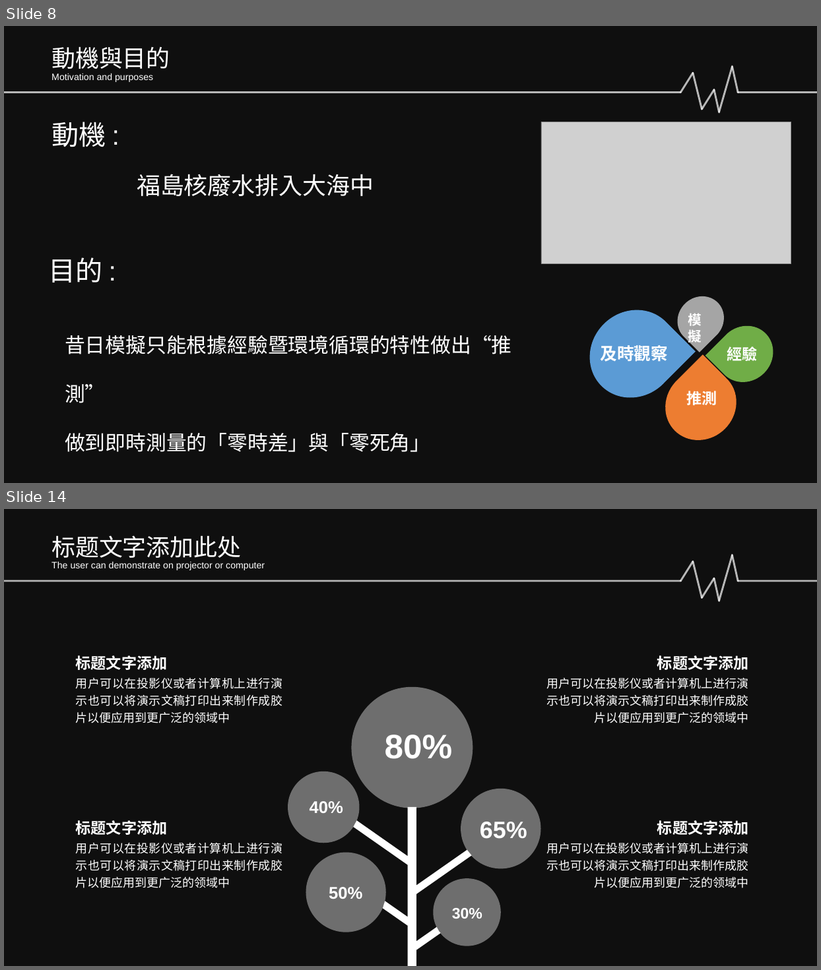
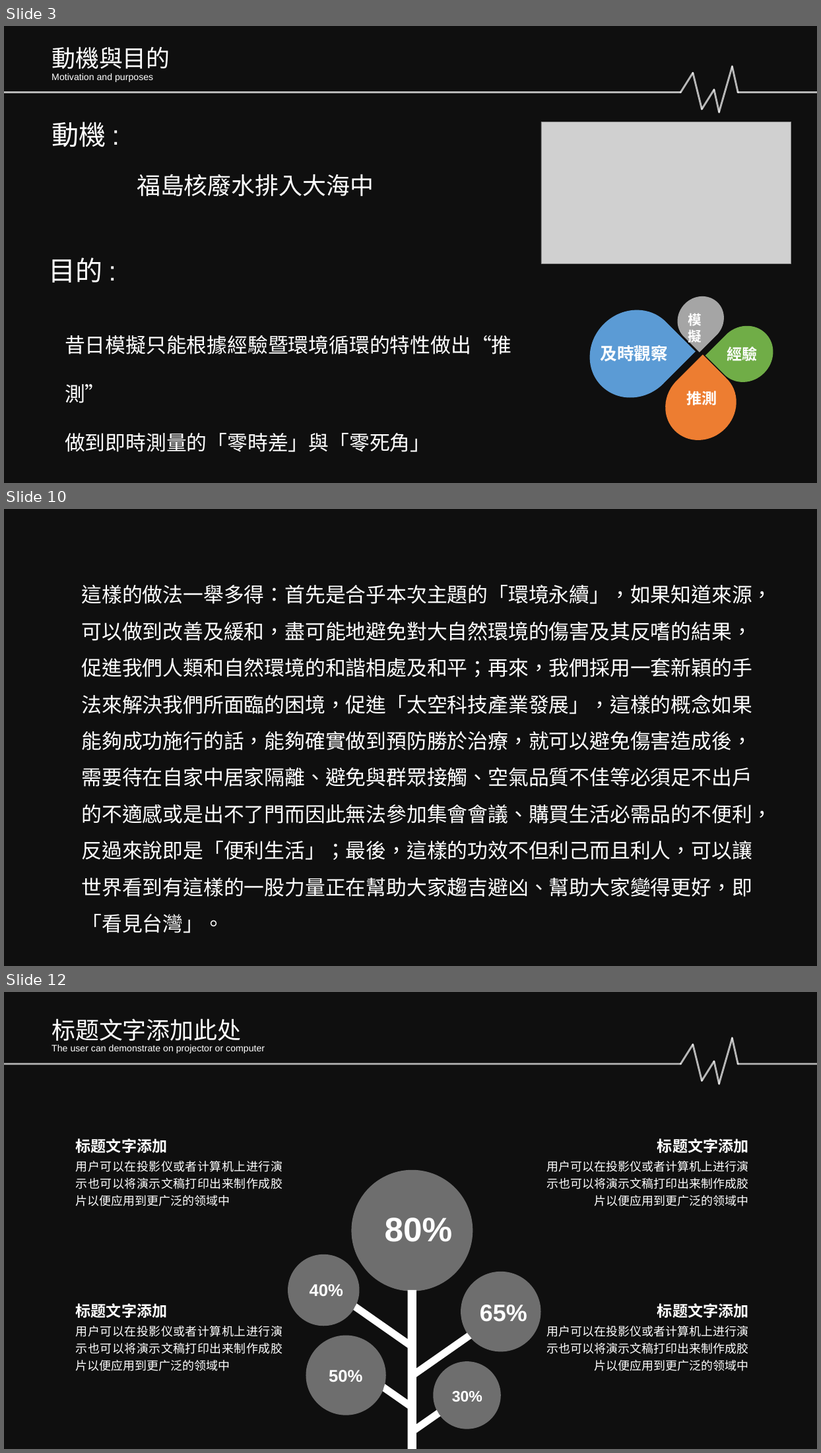
Before and after one commit to Sikako/hackthon, a slide deck: bigdata.pptx. Shown one above the other, each under a label of ours: slides 8 and 14 before the commit, slides 3, 10 and 12 after it; the slides between them are not shown. The pictures are 821x970 and 821x1453 pixels, drawn with LibreOffice and Linux fonts; fonts in the diff are those of the drawing; grey boxes stand for pictures; background and template pictures are left out; a plain dark background stands for a picture behind light text. Boxes give left, top, right and bottom in pixels: in the first picture for what was removed or moved away, otherwise in the second. Text is boxed around its words. In the diff, an @@ line names an element or a change of style, - is before the commit and + after.

```diff
--- a/bigdata.pptx
+++ b/bigdata.pptx
@@ slide 10 added at (4,509,817,966), background picture (left out); not listed: 1 template element that a slide beside it also shows @@
@@ text added at (81,585,772,933), 24 pt, text #FFFFFF @@
+這樣的做法一舉多得：首先是合乎本次主題的「環境永續」，如果知道來源，可以做到改善及緩和，盡可能地避免對大自然環境的傷害及其反嗜的結果，促進我們人類和自然環境的和諧相處及和平；再來，我們採用一套新穎的手法來解決我們所面臨的困境，促進「太空科技產業發展」，這樣的概念如果能夠成功施行的話，能夠確實做到預防勝於治療，就可以避免傷害造成後，需要待在自家中居家隔離、避免與群眾接觸、空氣品質不佳等必須足不出戶的不適感或是出不了門而因此無法參加集會會議、購買生活必需品的不便利，反過來說即是「便利生活」；最後，這樣的功效不但利己而且利人，可以讓世界看到有這樣的一股力量正在幫助大家趨吉避凶、幫助大家變得更好，即「看見台灣」。
@@ what was slide 8 is now slide 3 @@
@@ what was slide 14 is now slide 12 @@
```
Also in this commit, not shown: 3 slides changed, 4 other slides added, 3 slides removed.
